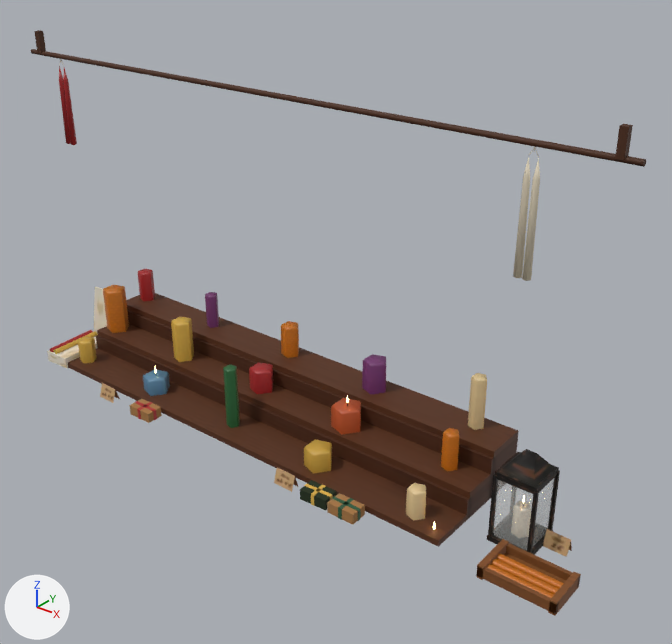
An edit to the glTF model site/public/models/prop_deco_kerzen.lite.glb, drawn before and after from the same camera.
Camera for both pictures: a 50 mm lens placed at (1.72, -1.88, 1.62), pointed at (0.18, 0.05, 0.43). Every picture has the same lights, and +X, +Y and +Z are marked at lower left. The picture after the commit comes second. Where no turn or scale is listed for an object, it has been applied to the vertices. Vertices at exactly the same position are counted once.

The first picture shows 'prop_deco_kerzen_static'.
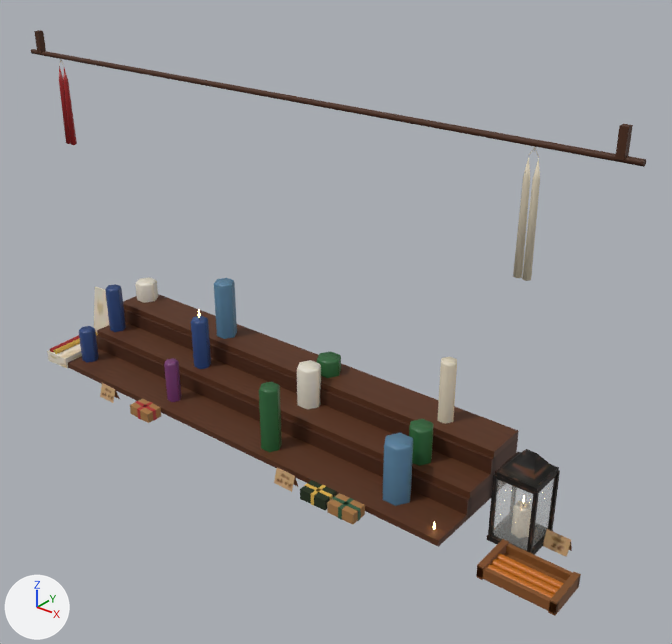
What differs and where, as boxes [x1, y1, x2, y2] in the pictures (672 x 644 px):
'prop_deco_kerzen_static', reshaped, moved
    both: [31, 30, 646, 616]
'act_candle_9_mesh', added (blue)
    after: [383, 433, 413, 506]
'act_candle_6_mesh', added (green)
    after: [259, 382, 282, 452]
'act_candle_5_mesh', added (blue)
    after: [214, 278, 237, 339]
'act_candle_7_mesh', added
    after: [297, 360, 321, 409]
'act_candle_11_mesh', added
    after: [438, 357, 457, 424]
'act_candle_10_mesh', added (green)
    after: [409, 419, 433, 466]
'act_candle_4_mesh', added (blue)
    after: [191, 311, 211, 369]
'act_candle_1_mesh', added (blue)
    after: [105, 284, 126, 332]
'act_candle_3_mesh', added (purple)
    after: [164, 358, 181, 402]
'act_candle_0_mesh', added (blue)
    after: [79, 326, 99, 363]
'act_candle_8_mesh', added (green)
    after: [317, 351, 341, 378]
'act_candle_2_mesh', added
    after: [135, 277, 158, 303]
part 1 of me_prop_deco_kerzen_static, deleted
    before: [78, 269, 487, 521]

Diff of the bpy script that builds the scene:
```diff
--- a/site/public/models/prop_deco_kerzen.lite.glb.py
+++ b/site/public/models/prop_deco_kerzen.lite.glb.py
@@ me_prop_deco_kerzen_static @@
-me_prop_deco_kerzen_static.from_pydata(...)  # 835 vertices, 1246 faces; spans x -1.05..1.05, y -0.24..0.24, z -0.58..0.58
+me_prop_deco_kerzen_static.from_pydata(...)  # 555 vertices, 811 faces; spans x -1.05..1.05, y -0.24..0.24, z -0.58..0.58
+# me_prop_deco_kerzen_static part 1: 19 loose pieces with 280 vertices, spanning x -0.89..0.61, y -0.14..0.22, z -0.55..-0.25, are deleted
+# other edits to the shape of me_prop_deco_kerzen_static do not show in these pictures
 me_prop_deco_kerzen_static.materials.append(mat_vendor_atlas)
@@ ob_prop_deco_kerzen_static @@
 ob_prop_deco_kerzen_static = bpy.data.objects.new('prop_deco_kerzen_static', me_prop_deco_kerzen_static)
-ob_prop_deco_kerzen_static.location = (0.005, -0.001, 0.574)
+ob_prop_deco_kerzen_static.location = (0.005, 0.0, 0.574)
@@ ob_act_candle_9_mesh @@
+ob_act_candle_9_mesh = bpy.data.objects.new('act_candle_9_mesh', me_act_candle_9_mesh)  # 19 vertices, 30 faces; spans x -0.044..0.044, y -0.038..0.038, z -0.094..0.094
+ob_act_candle_9_mesh.location = (0.5, -0.08, 0.114)
@@ ob_act_candle_8_mesh @@
+ob_act_candle_8_mesh = bpy.data.objects.new('act_candle_8_mesh', me_act_candle_8_mesh)  # 19 vertices, 30 faces; spans x -0.0418..0.0418, y -0.0362..0.0362, z -0.0278..0.0278
+ob_act_candle_8_mesh.location = (0.05, 0.169, 0.188)
@@ ob_act_candle_7_mesh @@
+ob_act_candle_7_mesh = bpy.data.objects.new('act_candle_7_mesh', me_act_candle_7_mesh)  # 19 vertices, 30 faces; spans x -0.0403..0.0403, y -0.0349..0.0349, z -0.0675..0.0675
+ob_act_candle_7_mesh.location = (0.05, 0.07, 0.157)
@@ ob_act_candle_6_mesh @@
+ob_act_candle_6_mesh = bpy.data.objects.new('act_candle_6_mesh', me_act_candle_6_mesh)  # 19 vertices, 30 faces; spans x -0.033..0.033, y -0.029..0.029, z -0.106..0.106
+ob_act_candle_6_mesh.location = (0.05, -0.113, 0.126)
@@ ob_act_candle_5_mesh @@
+ob_act_candle_5_mesh = bpy.data.objects.new('act_candle_5_mesh', me_act_candle_5_mesh)  # 19 vertices, 30 faces; spans x -0.036..0.036, y -0.032..0.032, z -0.1..0.1
+ob_act_candle_5_mesh.location = (-0.4, 0.158, 0.26)
@@ ob_act_candle_4_mesh @@
+ob_act_candle_4_mesh = bpy.data.objects.new('act_candle_4_mesh', me_act_candle_4_mesh)  # 39 vertices, 60 faces; spans x -0.03..0.03, y -0.026..0.026, z -0.105..0.105
+ob_act_candle_4_mesh.location = (-0.4, 0.034, 0.195)
@@ ob_act_candle_3_mesh @@
+ob_act_candle_3_mesh = bpy.data.objects.new('act_candle_3_mesh', me_act_candle_3_mesh)  # 19 vertices, 30 faces; spans x -0.024..0.024, y -0.0208..0.0208, z -0.0709..0.0709
+ob_act_candle_3_mesh.location = (-0.4, -0.102, 0.091)
@@ ob_act_candle_2_mesh @@
+ob_act_candle_2_mesh = bpy.data.objects.new('act_candle_2_mesh', me_act_candle_2_mesh)  # 19 vertices, 30 faces; spans x -0.0406..0.0406, y -0.0352..0.0352, z -0.0355..0.0355
+ob_act_candle_2_mesh.location = (-0.85, 0.188, 0.195)
@@ ob_act_candle_11_mesh @@
+ob_act_candle_11_mesh = bpy.data.objects.new('act_candle_11_mesh', me_act_candle_11_mesh)  # 19 vertices, 30 faces; spans x -0.027..0.027, y -0.023..0.023, z -0.098..0.098
+ob_act_candle_11_mesh.location = (0.5, 0.162, 0.258)
@@ ob_act_candle_10_mesh @@
+ob_act_candle_10_mesh = bpy.data.objects.new('act_candle_10_mesh', me_act_candle_10_mesh)  # 19 vertices, 30 faces; spans x -0.0382..0.0382, y -0.0331..0.0331, z -0.0563..0.0563
+ob_act_candle_10_mesh.location = (0.5, 0.032, 0.146)
@@ ob_act_candle_1_mesh @@
+ob_act_candle_1_mesh = bpy.data.objects.new('act_candle_1_mesh', me_act_candle_1_mesh)  # 19 vertices, 30 faces; spans x -0.029..0.029, y -0.025..0.025, z -0.084..0.084
+ob_act_candle_1_mesh.location = (-0.85, 0.036, 0.174)
@@ ob_act_candle_0_mesh @@
+ob_act_candle_0_mesh = bpy.data.objects.new('act_candle_0_mesh', me_act_candle_0_mesh)  # 19 vertices, 30 faces; spans x -0.029..0.029, y -0.0251..0.0251, z -0.0604..0.0604
+ob_act_candle_0_mesh.location = (-0.85, -0.099, 0.08)
```
